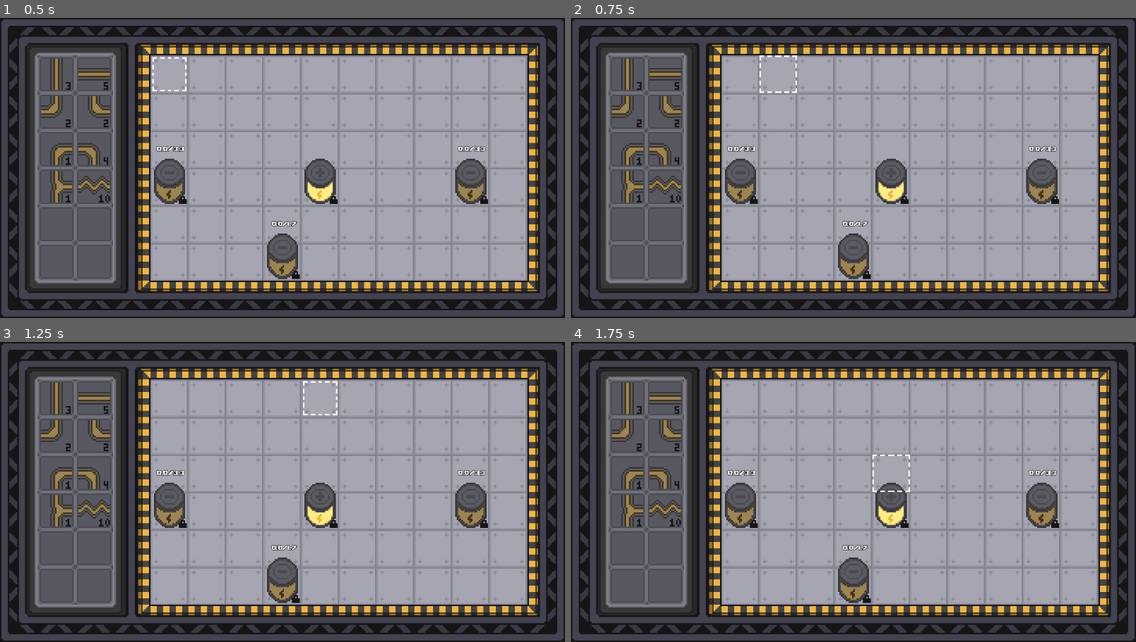
Above: before the commit, frames 1-4 (two rows, left to right).
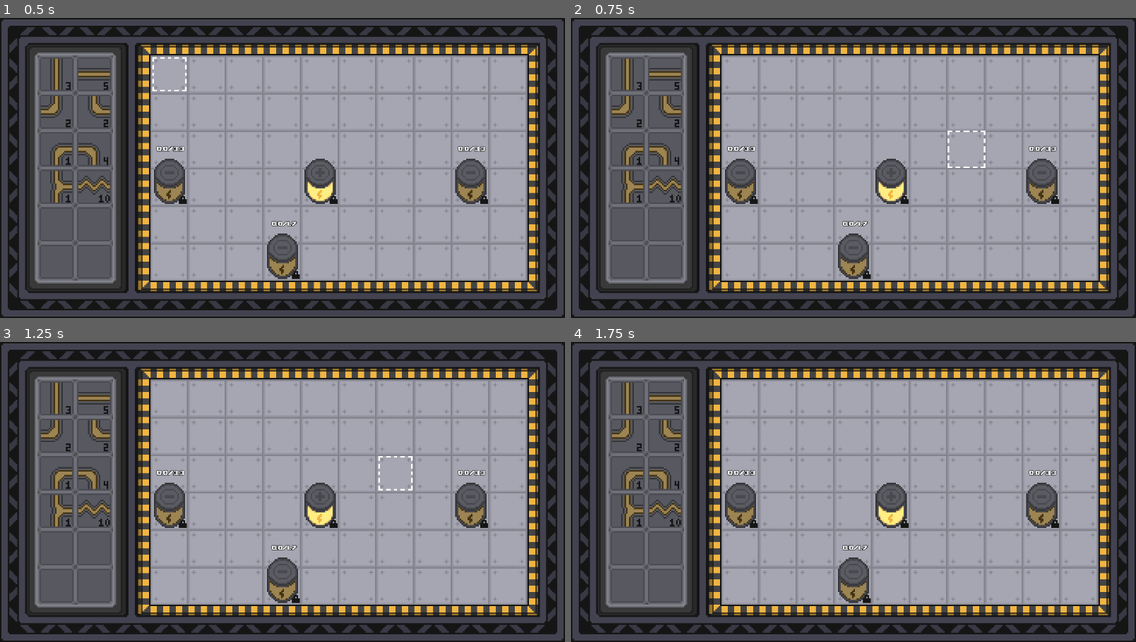
Above: after the commit, the same moments.

Repository: Jack-Frings/watts-the-problem
Game: Godot game, scene res://scenes/main.tscn
Two runs of this game, one before a commit and one after it. Both use one fixed random seed, a clock stepped at 60 frames per second and the inputs below.
Inputs (mouse positions are in pixels of both pictures, inside the frame that each line leads up to):
- Up to frame 1 (0.5 s): no input
- Up to frame 2 (0.75 s): tap Enter (select) at 0.5 s; move the mouse to (977, 153) at 0.52 s; hold Right (right) from 0.53 s (still down); hold E (erase, bound only after the commit) from 0.53 s (still down); tap V (drop, bound only before the commit) at 0.6 s
- Up to frame 3 (1.25 s): keep holding Right (right); keep holding E (erase, bound only after the commit)
- Up to frame 4 (1.75 s): move the mouse to (740, 507) at 1.27 s; release Right (right) at 1.28 s; release E (erase, bound only after the commit) at 1.28 s; hold Down (down) from 1.28 s (still down); tap E (erase, bound only after the commit) at 1.35 s; tap C (erase, bound only before the commit) at 1.55 s

Frame 1 is identical in both runs. In frame 2, 0.2% of the frame differs, in the area x 33-74%, y 12-50%; in frame 3, 0.2%; in frame 4, less than 0.1%.
Error before the commit: Cannot call method 'get_script' on a null value. (res://scripts/circuit/circuit_tile.gd:55)

Commit message:
switched to mouse input

Diff:
--- a/project.godot
+++ b/project.godot
@@ -51,26 +51,13 @@
 "deadzone": 0.2,
 "events": [Object(InputEventKey,"resource_local_to_scene":false,"resource_name":"","device":-1,"window_id":0,"alt_press …(195 unchanged characters)…
 , Object(InputEventKey,"resource_local_to_scene":false,"resource_name":"","device":-1,"window_id":0,"alt_pressed":false …(183 unchanged characters)…
-]
-}
-rotate={
-"deadzone": 0.2,
-"events": [Object(InputEventKey,"resource_local_to_scene":false,"resource_name":"","device":-1,"window_id":0,"alt_pressed":false,"shift_pressed":false,"ctrl_pressed":false,"meta_pressed":false,"pressed":false,"keycode":0,"physical_keycode":88,"key_label":0,"unicode":120,"location":0,"echo":false,"script":null)
+, Object(InputEventMouseButton,"resource_local_to_scene":false,"resource_name":"","device":-1,"window_id":0,"alt_pressed":false,"shift_pressed":false,"ctrl_pressed":false,"meta_pressed":false,"button_mask":1,"position":Vector2(441, 12),"global_position":Vector2(450, 60),"factor":1.0,"button_index":1,"canceled":false,"pressed":true,"double_click":false,"script":null)
 ]
 }
 erase={
 "deadzone": 0.2,
-"events": [Object(InputEventKey,"resource_local_to_scene":fa …(141 unchanged characters)… ":false,"keycode":0,"physical_keycode":67,"key_label":0,"unicode":99,"location":0,"echo":false,"script":null)
-]
-}
-drop={
-"deadzone": 0.2,
-"events": [Object(InputEventKey,"resource_local_to_scene":false,"resource_name":"","device":-1,"window_id":0,"alt_pressed":false,"shift_pressed":false,"ctrl_pressed":false,"meta_pressed":false,"pressed":false,"keycode":0,"physical_keycode":86,"key_label":0,"unicode":118,"location":0,"echo":false,"script":null)
-]
-}
-swap={
-"deadzone": 0.2,
-"events": [Object(InputEventKey,"resource_local_to_scene":false,"resource_name":"","device":-1,"window_id":0,"alt_pressed":false,"shift_pressed":false,"ctrl_pressed":false,"meta_pressed":false,"pressed":false,"keycode":0,"physical_keycode":83,"key_label":0,"unicode":115,"location":0,"echo":false,"script":null)
+"events": [Object(InputEventKey,"resource_local_to_scene":fa …(141 unchanged characters)… ":false,"keycode":0,"physical_keycode":69,"key_label":0,"unicode":101,"location":0,"echo":false,"script":null)
+, Object(InputEventMouseButton,"resource_local_to_scene":false,"resource_name":"","device":-1,"window_id":0,"alt_pressed":false,"shift_pressed":false,"ctrl_pressed":false,"meta_pressed":false,"button_mask":2,"position":Vector2(629, 3),"global_position":Vector2(638, 51),"factor":1.0,"button_index":2,"canceled":false,"pressed":true,"double_click":false,"script":null)
 ]
 }
 escape={
--- a/scripts/circuit/circuit_tile.gd
+++ b/scripts/circuit/circuit_tile.gd
@@ -52,6 +52,8 @@
 	return get_script().new(self.rot)
 
 func equals(other: CircuitTile) -> bool:
+	if other == null:
+		return false
 	if self.get_script() == other.get_script() and self.rot == other.rot:
 		return true
 	return false
--- a/scripts/circuit/component_lib.gd
+++ b/scripts/circuit/component_lib.gd
@@ -59,6 +59,19 @@
 
 	return false
 
+func copy_tile(x, y) -> CircuitTile:
+	if self.map[y][x] != null and self.tile_counts[y*self.width+x] > 0:
+		return self.map[y][x].duplicate()
+	return null
+
+func get_count(other: CircuitTile) -> int:
+	for i in range(len(self.tiles)):
+		var tile = self.tiles[i]
+		if tile.equals(other):
+			return self.tile_counts[i]
+
+	return 0
+
 func render() -> void:
 	var x = 0
 	var y = 0
--- a/scripts/main.gd
+++ b/scripts/main.gd
@@ -17,7 +17,7 @@
 					RightAngleConnector.new(2), RightAngleConnector.new(3), \
 					ThreeWayConnector.new(0), Resistor.new(0)]
 
-var tile_counts = [3, 5, \
+var tile_counts =  [3, 5, \
 					2, 2, \
 					1, 4, \
 					1, 10]
@@ -28,7 +28,11 @@
 var circuit_width = 10
 var circuit_height = 6
 
-var component_lib_origin = Vector2i(-3, 0)
+var abs_circuit_origin = Vector2i(4, 1)
+var abs_component_lib_origin = Vector2i(1, 1)
+
+var component_lib_origin = abs_component_lib_origin - abs_circuit_origin
+
 var component_lib_width = 2
 var component_lib_height = 6
 var px = 0
@@ -62,120 +66,41 @@
 
 # Called every frame. 'delta' is the elapsed time since the previous frame.
 func _process(delta: float) -> void:
-	player_movement(delta)
 	player_action()
 	circuit_grid.render()
 	component_lib.render()
+	cursor_render(delta)
 
-func player_action() -> void:
-	if Input.is_action_pressed("erase") and p_workspace == WORKSPACE.CIRCUIT:
-		component_lib.add_tile_to_parts(circuit_grid.map[py][px])
-		circuit_grid.erase_tile(px, py)
+func _input(event):
+	var opx = px
+	var opy = py
+	var op_workspace = p_workspace
 
-	if Input.is_action_pressed("select"):
-		if p_workspace ==  WORKSPACE.COMPONENT_LIB:
-			if component_lib.map[py - component_lib_origin.y][px - component_lib_origin.x] != null:
-				p_tile = component_lib.map[py - component_lib_origin.y][px - component_lib_origin.x].duplicate()
-		elif p_workspace == WORKSPACE.CIRCUIT:
-			if not circuit_grid.locked_table[py][px]:
-				if component_lib.remove_tile_from_parts(p_tile):
-					component_lib.add_tile_to_parts(circuit_grid.map[py][px])
-					circuit_grid.edit_tile(px, py, p_tile.duplicate())
+	if event is InputEventMouseMotion:
+		var x = event.position.x
+		var y = event.position.y
+		if abs_circuit_origin.x*24 < x and x < (abs_circuit_origin.x+circuit_width)*24:
+			if abs_circuit_origin.y*24 < y and y < (abs_circuit_origin.y+circuit_height)*24:
+				px = ((int)(x) / 24) - abs_circuit_origin.x
+				py = ((int)(y) / 24) - abs_circuit_origin.y
+				p_workspace = WORKSPACE.CIRCUIT
 
-	if Input.is_action_just_pressed("drop"):
-		p_tile = null
+		if abs_component_lib_origin.x*24 < x and x < (abs_component_lib_origin.x+component_lib_width)*24:
+			if abs_component_lib_origin.y*24 < y and y < (abs_component_lib_origin.y+component_lib_height)*24:
+				px = ((int)(x) / 24) - abs_circuit_origin.x
+				py = ((int)(y) / 24) - abs_circuit_origin.y
+				p_workspace = WORKSPACE.COMPONENT_LIB
 
-	if Input.is_action_just_pressed("escape"):
-		get_tree().quit()
+		if opx != px or opy != py or op_workspace != p_workspace:
+			self.selection_layer.erase_cell(Vector2i(opx, opy))
 
-func player_movement(delta: float) -> void:
+func cursor_render(delta: float) -> void:
 	cursor_icon_shift_time += delta
 	if cursor_icon_shift_time > cursor_icon_shift_timer:
 		cursor_icon_shift_time = 0.0
 		if cursor_icon_id == 0: cursor_icon_id = 1
 		elif cursor_icon_id == 1: cursor_icon_id = 0
 
-	var opx = px
-	var opy = py
-	var op_workspace = p_workspace
-
-	if Input.is_action_just_pressed("swap"):
-		p_workspace = WORKSPACE.COMPONENT_LIB
-		px = component_lib_origin.x
-		py = component_lib_origin.y
-
-	var dx = -int(Input.is_action_pressed("left")) + int(Input.is_action_pressed("right"))
-	var dy = -int(Input.is_action_pressed("up")) + int(Input.is_action_pressed("down"))
-
-	var x_just_pressed = Input.is_action_just_pressed("left") or Input.is_action_just_pressed("right")
-	var y_just_pressed = Input.is_action_just_pressed("up") or Input.is_action_just_pressed("down")
-
-	var should_move_x = false
-	if x_just_pressed:
-		should_move_x = true
-		move_timer_x = move_delay
-	elif dx != 0:
-		move_timer_x -= delta
-		if move_timer_x <= 0:
-			should_move_x = true
-			move_timer_x = move_repeat
-	else:
-		move_timer_x = 0.0
-
-	var should_move_y = false
-	if y_just_pressed:
-		should_move_y = true
-		move_timer_y = move_delay
-	elif dy != 0:
-		move_timer_y -= delta
-		if move_timer_y <= 0:
-			should_move_y = true
-			move_timer_y = move_repeat
-	else:
-		move_timer_y = 0.0
-
-	if should_move_x or should_move_y:
-		if p_workspace == WORKSPACE.CIRCUIT:
-			if should_move_x:
-				if dx < 0:
-					if px > 0:
-						px -= 1
-					elif px == 0:
-						p_workspace = WORKSPACE.COMPONENT_LIB
-						px = component_lib_origin.x + component_lib_width - 1
-						if py <= component_lib_origin.y:
-							py = component_lib_origin.y
-						elif py >= component_lib_origin.y + component_lib_height:
-							py = component_lib_origin.y + component_lib_height - 1
-				elif dx > 0 and px < circuit_width - 1:
-					px += 1
-			if should_move_y:
-				if dy < 0 and py > 0:
-					py -= 1
-				elif dy > 0 and py < circuit_height - 1:
-					py += 1
-
-		elif p_workspace == WORKSPACE.COMPONENT_LIB:
-			if should_move_x:
-				if dx < 0:
-					if px > component_lib_origin.x:
-						px -= 1
-				elif dx > 0:
-					if px < component_lib_origin.x + component_lib_width - 1:
-						px += 1
-					else:
-						p_workspace = WORKSPACE.CIRCUIT
-						px = 0
-			if should_move_y:
-				if dy < 0:
-					if py > component_lib_origin.y:
-						py -= 1
-				elif dy > 0:
-					if py < component_lib_origin.y + component_lib_height - 1:
-						py += 1
-
-	if opx != px or opy != py or p_workspace != op_workspace:
-		self.selection_layer.erase_cell(Vector2i(opx, opy))
 
 	if p_tile == null or p_workspace == WORKSPACE.COMPONENT_LIB:
 		selection_layer.modulate = Color(1, 1, 1, 1)
@@ -183,3 +108,28 @@
 	else:
 		selection_layer.modulate = Color(0.5, 0.5, 0.5, 0.5)
 		self.selection_layer.set_cell(Vector2i(px, py),2, Vector2i(p_tile.atlas_x, p_tile.atlas_y), p_tile.get_rotation()) # grayed-out tile icon
+
+
+
+func player_action() -> void:
+	if Input.is_action_pressed("erase") and p_workspace == WORKSPACE.CIRCUIT:
+		var tile = circuit_grid.map[py][px]
+		component_lib.add_tile_to_parts(tile)
+		circuit_grid.erase_tile(px, py)
+
+		if p_tile == null: p_tile = tile
+
+	if Input.is_action_pressed("select"):
+		if p_workspace ==  WORKSPACE.COMPONENT_LIB:
+			p_tile = component_lib.copy_tile(px-component_lib_origin.x, py-component_lib_origin.y)
+		elif p_workspace == WORKSPACE.CIRCUIT:
+			if not circuit_grid.locked_table[py][px]:
+				if component_lib.remove_tile_from_parts(p_tile):
+					component_lib.add_tile_to_parts(circuit_grid.map[py][px])
+					circuit_grid.edit_tile(px, py, p_tile.duplicate())
+
+					if component_lib.get_count(p_tile) <= 0:
+						p_tile = null
+
+	if Input.is_action_just_pressed("escape"):
+		get_tree().quit()
